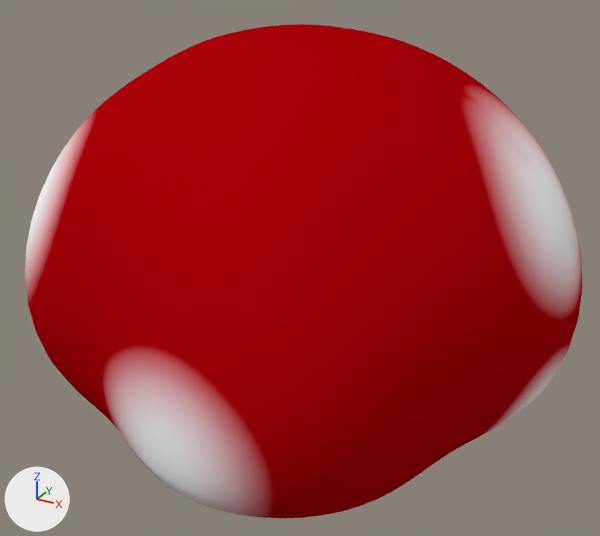
The Blender file artifacts/Blends/Mushroom.blend: old version first, new version second.
Camera for both pictures: a 50 mm lens placed at (1.016, -1.851, 1.609), pointed at (0.005, -0.013, 0.69). Lighting does not change. The marker at lower left points along +X, +Y and +Z.

Names of what the first picture shows: 'Mushroom'.
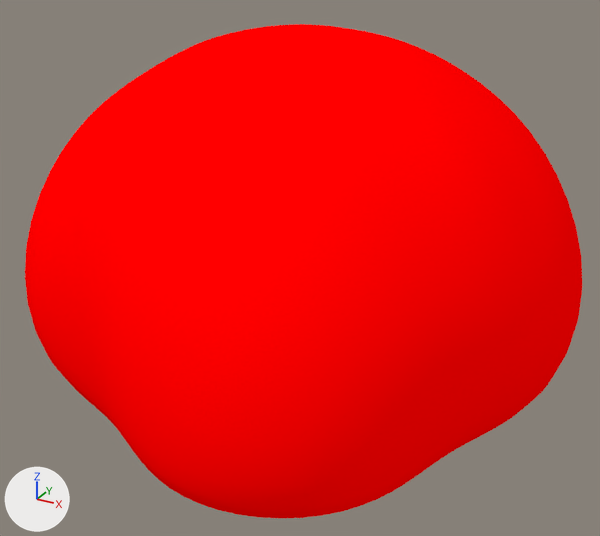
Pixel boxes [x1, y1, x2, y2] of what changed, in the pictures (600 x 536 px):
'Mushroom', surface changed
    both: [25, 24, 582, 518]

What changed in the scene script:
```text
Change mat_shroommaterial:
    remove mat_shroommaterial.texture = img_shroom_png
    add mat_shroommaterial.base_color = (0.894, 0.0, 0.0)  # red #f30000
    add mat_shroommaterial.emission_color = (0.268, 0.0, 0.0)  # red #8d0000
    add mat_shroommaterial.emission_strength = 1.0
Change me_cylinder:
    where me_cylinder.from_pydata(...)  # 510 vertices, 508 faces; spans x -0.76..0.76, y -0.82..0.76, z 0.0..1.61
    used by ob_mushroom; location = (0.0, 0.0, 0.0); scale = (1.0, 1.0, 0.825)
    me_cylinder part 1: texture (UV) coordinates of 508 of 508 faces, centred in x -0.74..0.74, y -0.8..0.74, z 0.0..1.61, changed; they spanned u 0.0..1.0, v 0.5..0.99 and now span u 0.01..0.99, v 0.02..0.98
```
